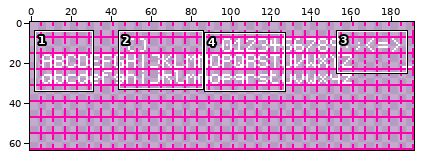
File history of a pixel-art file, assets/fonts/small/font.aseprite. Above: a wide view before the commit, with the close-up outlined.
Close-up. Before:
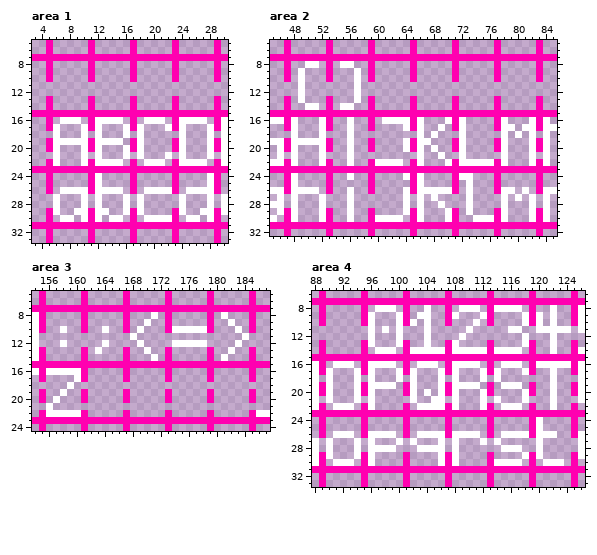
192x64 pixels, 1 frame. Shown: area 1: x 3..30, y 5..33; area 2: x 45..85, y 5..32; area 3: x 154..187, y 5..24; area 4: x 88..126, y 6..33.
Once edited:
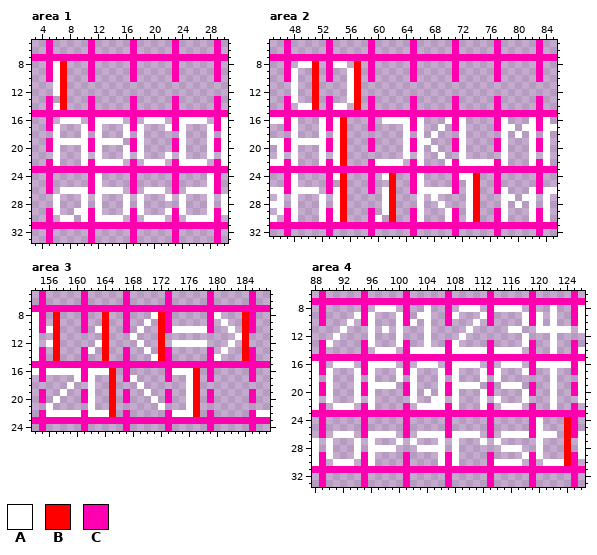
Palette (. is transparent): A #ffffff  B #ff0000  C #ff00b0
The exact change:
Area 1:
y 8..12: x 6..7 .. -> AB
y 13: x 7 . -> B
y 14: x 6..7 .. -> AB
y 26: x 22 A -> .
y 27: x 22 . -> A
y 29: x 13 A -> .; x 22 . -> A; x 27 A -> .
y 30: x 13 . -> A; x 22 A -> .; x 27 . -> A
Area 2:
y 8: x 49 . -> A; x 51 A -> B; x 54 . -> A; x 56..57 A. -> .B
y 9..13: x 48..49 .A -> A.; x 51 . -> B; x 56..57 .A -> AB
y 14: x 49 . -> A; x 51 A -> B; x 54 . -> A; x 56..57 A. -> .B
y 16..17: x 54..56 ..A -> AB.
y 18: x 54..56 ..A -> AB.; x 64 . -> A
y 19..20: x 54..56 ..A -> AB.
y 21: x 54..56 ..A -> AB.; x 64 . -> A
y 22: x 54..56 ..A -> AB.
y 24: x 54..56 ..A -> AB.; x 61..62 .. -> AB; x 64 A -> .; x 74 . -> B
y 25: x 55 . -> B; x 62 . -> B; x 74 . -> B
y 26: x 54..56 ..A -> AB.; x 61..62 .. -> AB; x 64 A -> .; x 74 . -> B; x 79 A -> .; x 81..82 A. -> .A
y 27: x 54..56 ..A -> AB.; x 61..62 .. -> AB; x 64 A -> .; x 74 . -> B; x 79..81 .A. -> A.A
y 28: x 54..56 ..A -> AB.; x 61..62 .. -> AB; x 64 A -> .; x 74 . -> B; x 80 . -> A
y 29: x 54..56 ..A -> AB.; x 61..62 .. -> AB; x 64 A -> .; x 74 . -> B
y 30: x 54..56 ..A -> AB.; x 61..63 AAA -> .B.; x 73..76 .AAA -> AB..
Area 3:
y 8: x 157 . -> B; x 164 . -> B; x 172 . -> B; x 180..181 .A -> A.; x 184 . -> B
y 9: x 157 . -> B; x 164 . -> B; x 172 . -> B; x 181..182 .A -> A.; x 184 . -> B
y 10: x 156..158 ..A -> AB.; x 163..164 .A -> AB; x 172 . -> B; x 182..184 .A. -> A.B
y 11: x 157 . -> B; x 164 . -> B; x 172 . -> B; x 183..184 .A -> AB
y 12: x 156..158 ..A -> AB.; x 163..164 .A -> AB; x 172 . -> B; x 182..184 .A. -> A.B
y 13: x 157 . -> B; x 162..164 .A. -> A.B; x 172 . -> B; x 181..182 .A -> A.; x 184 . -> B
y 14: x 157 . -> B; x 164 . -> B; x 172 . -> B; x 180..181 .A -> A.; x 184 . -> B
y 16: x 162..165 .... -> AAAB; x 174..177 .... -> AAAB
y 17: x 162 . -> A; x 165 . -> B; x 168 . -> A; x 176..177 .. -> AB
y 18: x 162 . -> A; x 165 . -> B; x 169 . -> A; x 176..177 .. -> AB
y 19: x 162 . -> A; x 165 . -> B; x 170 . -> A; x 176..177 .. -> AB
y 20: x 162 . -> A; x 165 . -> B; x 171 . -> A; x 176..177 .. -> AB
y 21: x 162 . -> A; x 165 . -> B; x 172 . -> A; x 176..177 .. -> AB
y 22: x 162..165 .... -> AAAB; x 174..177 .... -> AAAB
Area 4:
y 9: x 94 . -> A
y 10: x 93 . -> A
y 11: x 92 . -> A
y 12: x 91 . -> A
y 13: x 90 . -> A
y 24..30: x 124 . -> B
